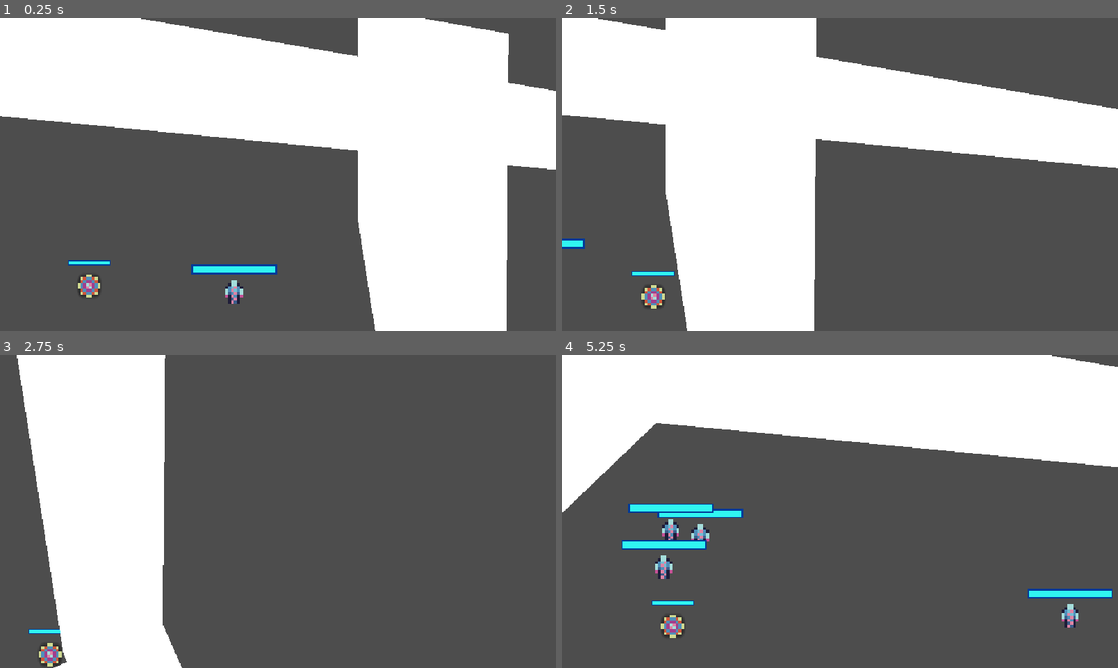
Above: before the commit, frames 1-4 (two rows, left to right).
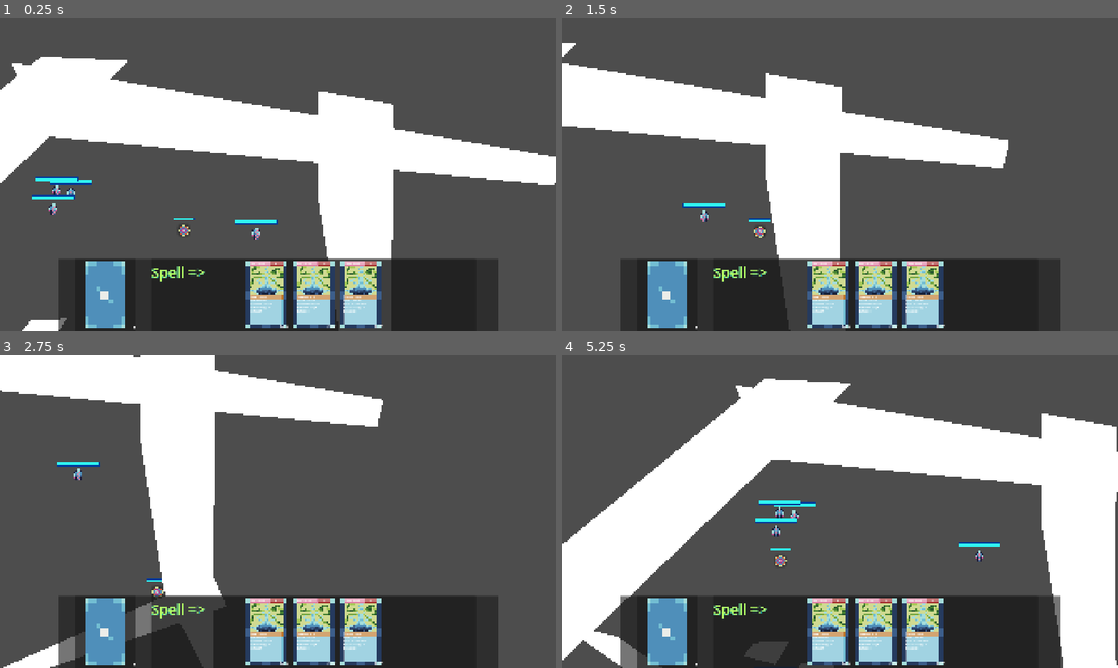
Above: after the commit, the same moments.

Repository: JomardArnaud/ProtoCardAOI
Game: Godot game, scene res://MainScene.tscn
Same seed, same stepped clock (60 frames per second), same inputs: the game is played once before the commit and once after it.
Inputs (mouse positions are in pixels of both pictures, inside the frame that each line leads up to):
- Up to frame 1 (0.25 s): no input
- Up to frame 2 (1.5 s): move the mouse to (773, 305) at 0.52 s; hold D (moveRight) 0.53-1.28 s; move the mouse to (728, 190) at 1.27 s; hold S (moveDown) from 1.28 s (still down)
- Up to frame 3 (2.75 s): move the mouse to (333, 442) at 2.02 s; release S (moveDown) at 2.03 s; hold D (moveRight) from 2.03 s (still down)
- Up to frame 4 (5.25 s): move the mouse to (812, 574) at 2.77 s; release D (moveRight) at 2.78 s; hold W (moveUp) 2.78-3.53 s; move the mouse to (1006, 558) at 3.52 s; hold A (moveLeft) 3.53-5.03 s; move the mouse to (673, 464) at 4.27 s; move the mouse to (645, 596) at 5.02 s; hold S (moveDown) from 5.03 s (still down)

The runs differ from the first frame. In frame 1, 54% of the frame differs, in the area x 0-100%, y 0-100%; in frame 2, 47%; in frame 3, 41%; in frame 4, 63%.

Commit message:
MouseManager v1 done

Diff:
--- a/MouseManagement.gd
+++ /dev/null
@@ -1,4 +0,0 @@
-extends Node
-
-@export var tBase : Texture2D
-@export var tOnTarget : Texture2D
--- /dev/null
+++ b/MouseManager/MouseManager.gd
@@ -0,0 +1,66 @@
+extends CanvasLayer
+
+#put the mode in same order the the enum
+enum mouseMode {
+	BASE,
+	ON_TARGET,
+	nb_mode
+}
+@export var tModeMouse : Array[Texture2D]
+
+
+@export var baseWindowSize := Vector2.ZERO
+@export var baseMouseSize := Vector2.ZERO
+
+@onready var spriteMouse := %SpriteMouse
+
+@onready var currentMode := mouseMode.BASE : set = setMode
+
+func _ready() -> void:
+	spriteMouse.hide()
+	updateCursorImage()
+	pass
+
+func _process(_delta: float) -> void:
+	spriteMouse.global_position = spriteMouse.get_global_mouse_position()
+
+func setMode(nMode: mouseMode) -> void:
+	if (currentMode != nMode):
+		currentMode = nMode
+
+	pass
+
+func updateCursorImage() -> void:
+	var imageMouse = tModeMouse[currentMode].get_image()
+
+	imageMouse.resize(baseMouseSize.x, baseMouseSize.y, Image.INTERPOLATE_NEAREST)
+	Input.set_custom_mouse_cursor(imageMouse)
+
+##from github
+#extends CanvasLayer
+#
+#export(Texture) var empty_cursor = null
+#export(Texture) var default_cursor = null
+#export(Texture) var red_cursor = null
+#
+#export(Vector2) var base_window_size = Vector2.ZERO
+#export(Vector2) var base_cursor_size = Vector2.ZERO
+#
+#func _ready():
+	#$Sprite.hide()
+	#update_cursor()
+	#get_tree().connect("screen_resized", self, "update_cursor")
+#
+#func _process(delta):
+	#$Sprite.global_position = $Sprite.get_global_mouse_position()
+#
+#func update_cursor():
+	#var current_window_size = OS.window_size
+	#var scale_multiple = min(floor(current_window_size.x / base_window_size.x), floor(current_window_size.y / base_window_size.y))
+	#
+	#var texture = ImageTexture.new()
+	#var image = default_cursor.get_data()
+	#image.resize(base_cursor_size.x * (scale_multiple + 1), base_cursor_size.y * (scale_multiple + 1), Image.INTERPOLATE_NEAREST)
+	#texture.create_from_image(image)
+	#
+	#Input.set_custom_mouse_cursor(texture, Input.CURSOR_ARROW)
--- /dev/null
+++ b/MouseManager/MouseManager.tscn
@@ -0,0 +1,14 @@
+[gd_scene load_steps=4 format=3 uid="uid://catuso4nta8w2"]
+
+[ext_resource type="Script" path="res://MouseManager/MouseManager.gd" id="1_mifkl"]
+[ext_resource type="Texture2D" uid="uid://bnwurqh4vexei" path="res://MouseManager/mouseBaseCursor.png" id="2_sxb6b"]
+[ext_resource type="Texture2D" uid="uid://b05shqxa4t3p5" path="res://MouseManager/mouseTargetHowerCursor.png" id="3_0icfu"]
+
+[node name="MouseManager" type="CanvasLayer"]
+script = ExtResource("1_mifkl")
+tModeMouse = Array[Texture2D]([ExtResource("2_sxb6b"), ExtResource("3_0icfu")])
+baseWindowSize = Vector2(1920, 1080)
+baseMouseSize = Vector2(50, 50)
+
+[node name="SpriteMouse" type="Sprite2D" parent="."]
+unique_name_in_owner = true
--- a/project.godot
+++ b/project.godot
@@ -17,14 +17,13 @@
 
 [autoload]
 
-MouseManagement="*res://MouseManagement.gd"
+MouseManager="*res://MouseManager/MouseManager.tscn"
 
 [display]
 
-window/size/viewport_width=960
-window/size/viewport_height=540
+window/size/viewport_width=1920
+window/size/viewport_height=1080
 window/size/borderless=true
-window/size/always_on_top=true
 window/stretch/mode="canvas_items"
 window/stretch/aspect="expand"
 
Binary file added: MouseManager/mouseBaseCursor.png
Not shown, added: MouseManager/mouseBaseCursor.png.import
Renamed: mouseTargetHowerCursor.png -> MouseManager/mouseTargetHowerCursor.png
Not shown, changed: MouseManager/mouseTargetHowerCursor.png.import
Not shown, changed: ParperBoardIdea.excalidraw
